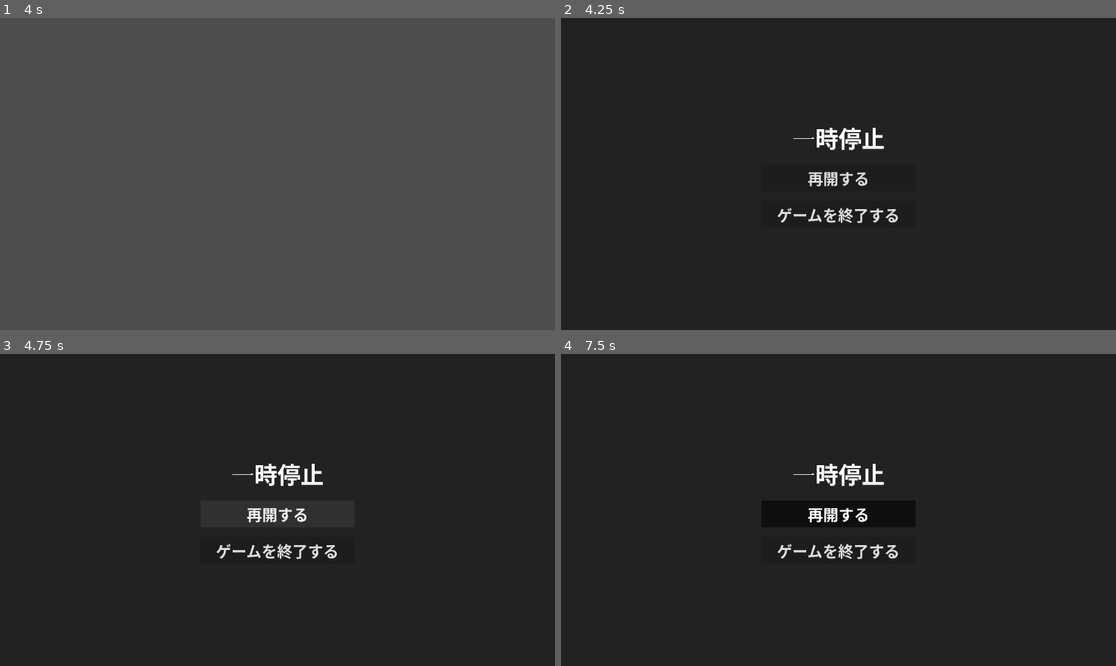
Above: before the commit, frames 1-4 (two rows, left to right).
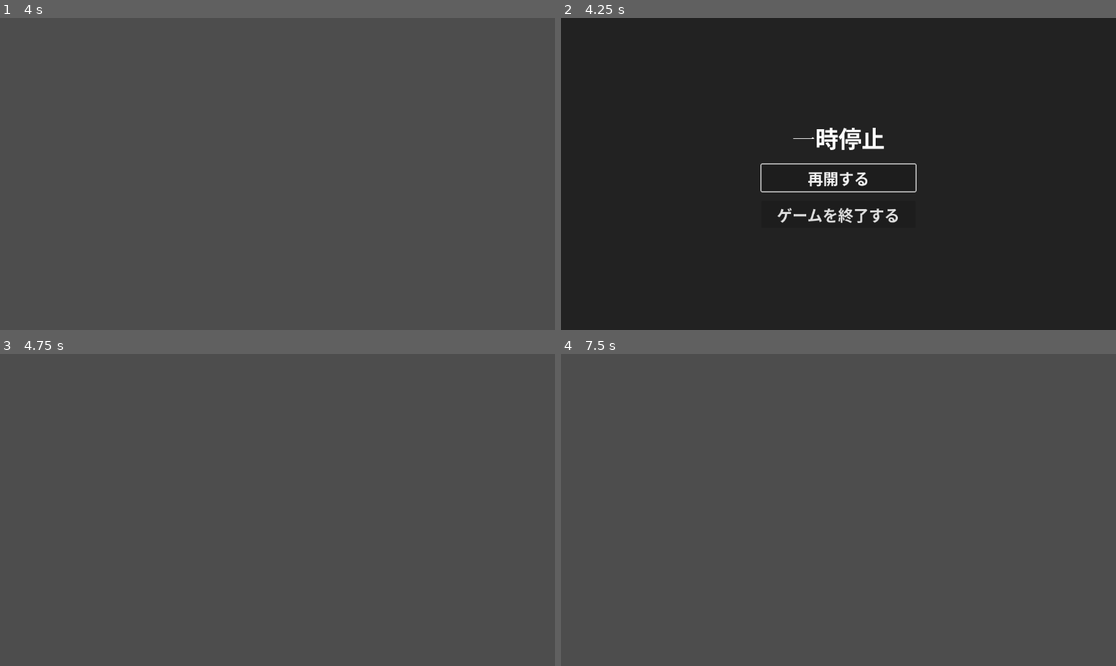
Above: after the commit, the same moments.

Repository: shuhei0916/music-shooter
Game: Godot game, scene res://scenes/pause_menu.tscn
The game is run twice, just before and just after one commit, with the same random seed, the same clock (stepped at 60 frames per second) and the same inputs. This scene is started directly instead of the project's main scene.
Inputs (mouse positions are in pixels of both pictures, inside the frame that each line leads up to):
- Up to frame 1 (4 s): tap Enter (ui_accept) at 0.5, 0.77, 1.25, 2, 2.75, 3.5, 3.77 s; move the mouse to (399, 158) at 0.52 s; hold D (move_right) 0.53-1.25 s; hold Shift 0.53-1.25 s; click (399, 158) at 0.67 s; drag from (166, 189) to (249, 236) at 1.27 s; move the mouse to (333, 105) at 2.02 s; hold D (move_right) 2.03-2.75 s; tap Ctrl at 2.1 s; drag from (249, 236) to (111, 127) at 2.77 s; move the mouse to (444, 220) at 3.52 s; hold A (move_left) from 3.53 s (still down); tap Alt at 3.6 s
- Up to frame 2 (4.25 s): keep holding A (move_left); tap Escape (pause) at 4.15 s
- Up to frame 3 (4.75 s): release A (move_left) at 4.25 s; click "再開する" at 4.25 s
- Up to frame 4 (7.5 s): click (838, 513) at 5 s, where only the run before the commit has a clickable "再開する"; click (838, 513) at 5.75 s, where only the run before the commit has a clickable "再開する"; tap Enter (ui_accept) at 6.5 s; drag from (672, 463) to (755, 432) at 6.52 s; move the mouse to (866, 510) at 7.27 s; hold A (move_left) from 7.28 s (still down); hold Shift from 7.28 s (still down); click (866, 510) at 7.42 s

Frame 1 is identical in both runs. In frame 2, 0.3% of the frame differs, in the area x 35-65%, y 46-56%; in frame 3, 100%; in frame 4, 100%, in the area x 0-100%, y 0-100%.

Commit message:
feat: 一時停止のメニューから再開でき、終了ボタンでゲームの終了を求める
Co-Authored-By: Claude Opus 5.5 <noreply@anthropic.com>

Diff:
--- a/scripts/pause_menu.gd
+++ b/scripts/pause_menu.gd
@@ -1,16 +1,33 @@
 class_name PauseMenu
 extends CanvasLayer
+## Escキーでゲームを一時停止するメニュー。ゲームの終了は、呼び出し側が quit_requested を受けて行う
+
+signal quit_requested
+
+@onready var _resume_button: Button = $Box/ResumeButton
 
 
 func _ready() -> void:
 	visible = false
+	_resume_button.pressed.connect(_close)
+	$Box/QuitButton.pressed.connect(quit_requested.emit)
 
 
 func _unhandled_input(event: InputEvent) -> void:
-	if event.is_action_pressed("pause"):
+	if not event.is_action_pressed("pause"):
+		return
+	if visible:
+		_close()
+	else:
 		_open()
 
 
 func _open() -> void:
 	get_tree().paused = true
 	visible = true
+	_resume_button.grab_focus()
+
+
+func _close() -> void:
+	get_tree().paused = false
+	visible = false
--- a/test/scene/test_pause_menu.gd
+++ b/test/scene/test_pause_menu.gd
@@ -29,3 +29,27 @@
 	_press_pause(menu)
 	assert_true(get_tree().paused)
 	assert_true(menu.visible)
+
+
+func test_再開ボタンを押すとゲームが再開しメニューを閉じる():
+	var menu := _make_menu()
+	_press_pause(menu)
+	menu.get_node("Box/ResumeButton").pressed.emit()
+	assert_false(get_tree().paused)
+	assert_false(menu.visible)
+
+
+func test_一時停止中にEscキーを押すと再開する():
+	var menu := _make_menu()
+	_press_pause(menu)
+	_press_pause(menu)
+	assert_false(get_tree().paused)
+	assert_false(menu.visible)
+
+
+func test_終了ボタンを押すとゲームの終了を求める():
+	var menu := _make_menu()
+	watch_signals(menu)
+	_press_pause(menu)
+	menu.get_node("Box/QuitButton").pressed.emit()
+	assert_signal_emitted(menu, "quit_requested")
